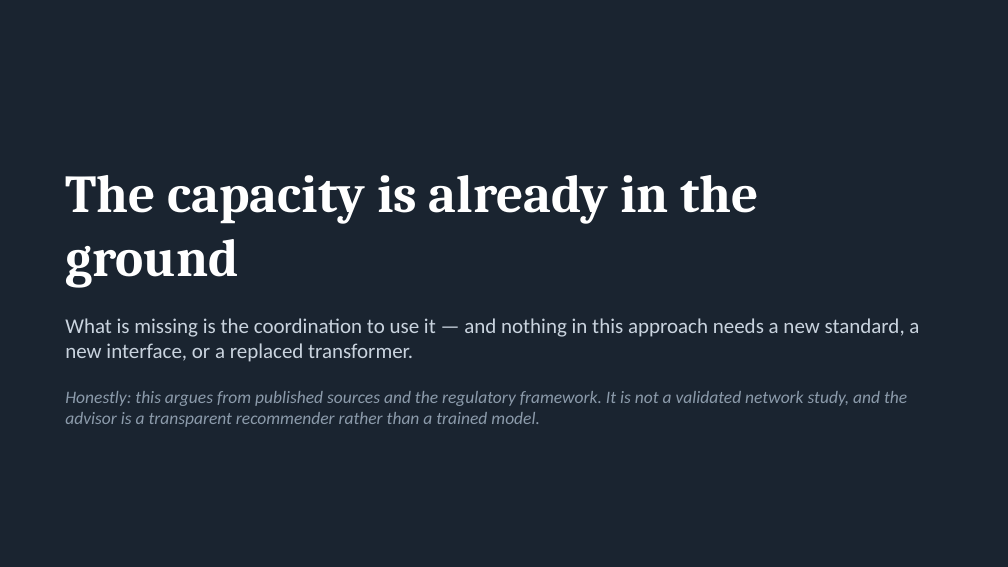
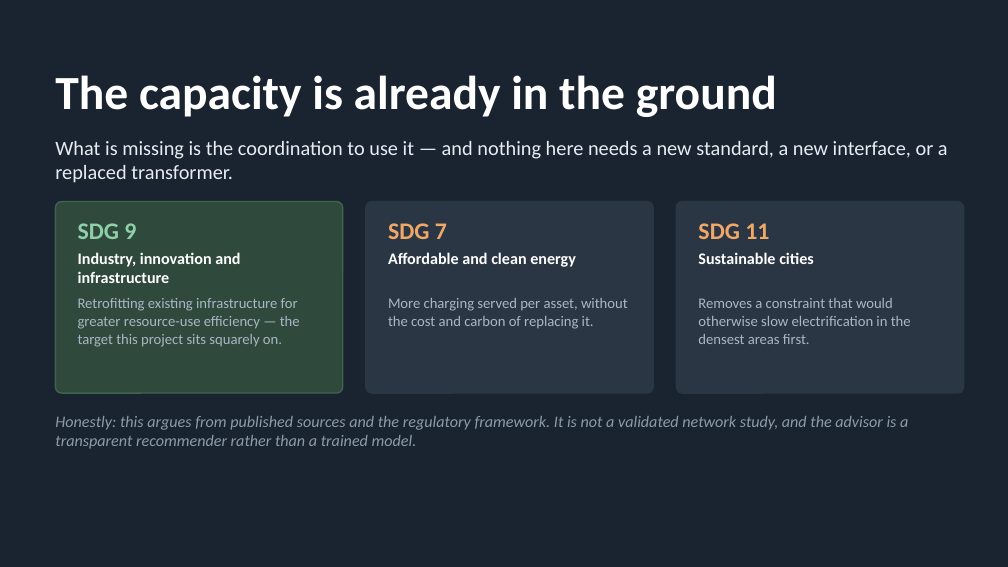
Before and after one commit to RithikhC/Nexus, a slide deck: slide 12 of deck/NEXUS-3.0-presentation.pptx (slide 10 before the commit). Drawn at 1008x567 pixels with LibreOffice and Linux fonts; fonts in the diff are those of the drawing. Boxes give left, top, right and bottom in pixels: in the first picture for what was removed or moved away, otherwise in the second. Text is boxed around its words. In the diff, an @@ line names an element or a change of style, - is before the commit and + after.

```diff
--- a/deck/NEXUS-3.0-presentation.pptx
+++ b/deck/NEXUS-3.0-presentation.pptx
@@ text "The capacity is already in ...": place and size @@
-text "The capacity is already in ..." at (65, 175, 760, 288)
+text "The capacity is already in ..." at (55, 75, 777, 117)
@@ text "The capacity is already in ..." at (55, 75, 777, 117): size 38 to 34 pt, font Cambria to Calibri; vertical alignment bottom to middle @@
@@ text added at (55, 141, 948, 183), 14.5 pt, text #E6ECF2 @@
+What is missing is the coordination to use it — and nothing here needs a new standard, a new interface, or a replaced transformer.
@@ rounded rectangle added at (55, 202, 343, 393), fill #2F4A3C, outline #3E6450 1 pt @@
@@ rounded rectangle added at (366, 202, 653, 393), fill #2A3644, outline #2A3644 1 pt @@
@@ rounded rectangle added at (676, 202, 964, 393), fill #2A3644, outline #2A3644 1 pt @@
@@ text added at (78, 223, 136, 239), 17 pt, text #8FD0A8, bold @@
+SDG 9
@@ text added at (388, 223, 447, 239), 17 pt, text #F0A868, bold @@
+SDG 7
@@ text added at (698, 223, 769, 239), 17 pt, text #F0A868, bold @@
+SDG 11
@@ text added at (78, 252, 240, 283), 11.5 pt, text #FFFFFF, bold @@
+Industry, innovation and infrastructure
@@ text added at (388, 252, 576, 267), 11.5 pt, text #FFFFFF, bold @@
+Affordable and clean energy
@@ text added at (698, 252, 814, 264), 11.5 pt, text #FFFFFF, bold @@
+Sustainable cities
@@ text added at (78, 298, 300, 347), 10.5 pt, text #A9B6C4 @@
+Retrofitting existing infrastructure for greater resource-use efficiency — the target this project sits squarely on.
@@ text added at (388, 298, 628, 329), 10.5 pt, text #A9B6C4 @@
+More charging served per asset, without the cost and carbon of replacing it.
@@ text added at (698, 298, 911, 344), 10.5 pt, text #A9B6C4 @@
+Removes a constraint that would otherwise slow electrification in the densest areas first.
@@ text at (65, 318, 919, 362): paragraph removed @@
-What is missing is the coordination to use it — and nothing in this approach needs a new standard, a new interface, or a replaced transformer.
@@ text "Honestly: this argues from published ...": place and size @@
-text "Honestly: this argues from published ..." at (65, 318, 919, 427)
+text "Honestly: this argues from published ..." at (55, 416, 908, 449)
@@ text "Honestly: this argues from published ..." at (55, 416, 908, 449): size 12.5 to 11.5 pt; less space between paragraphs @@
```
Also in this commit, not shown: 1 slide added, 1 slide removed, 2 other files.
